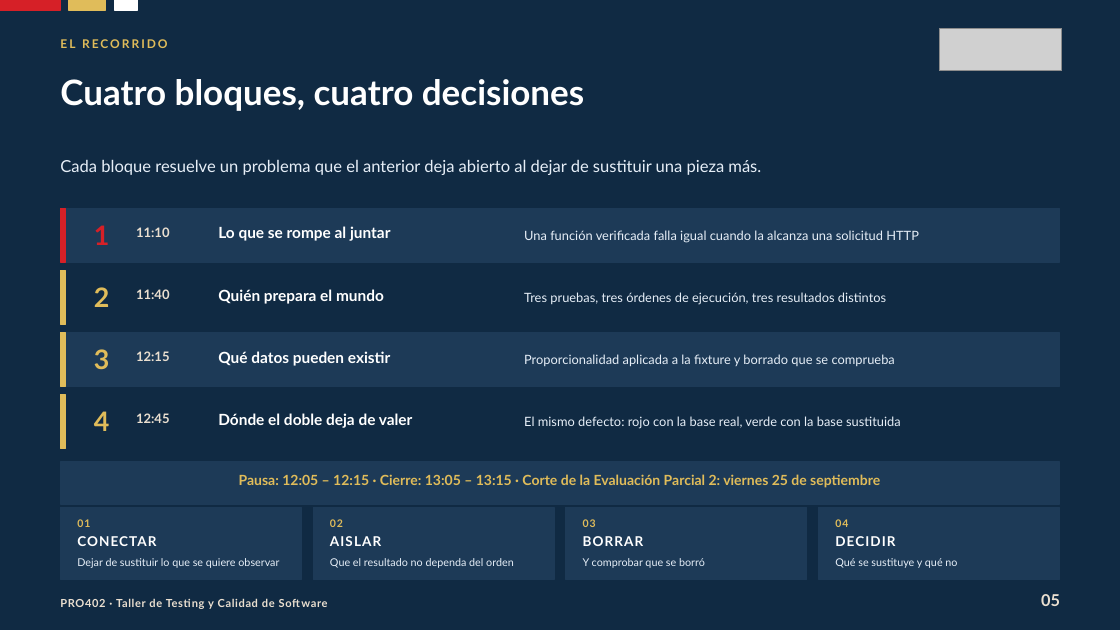
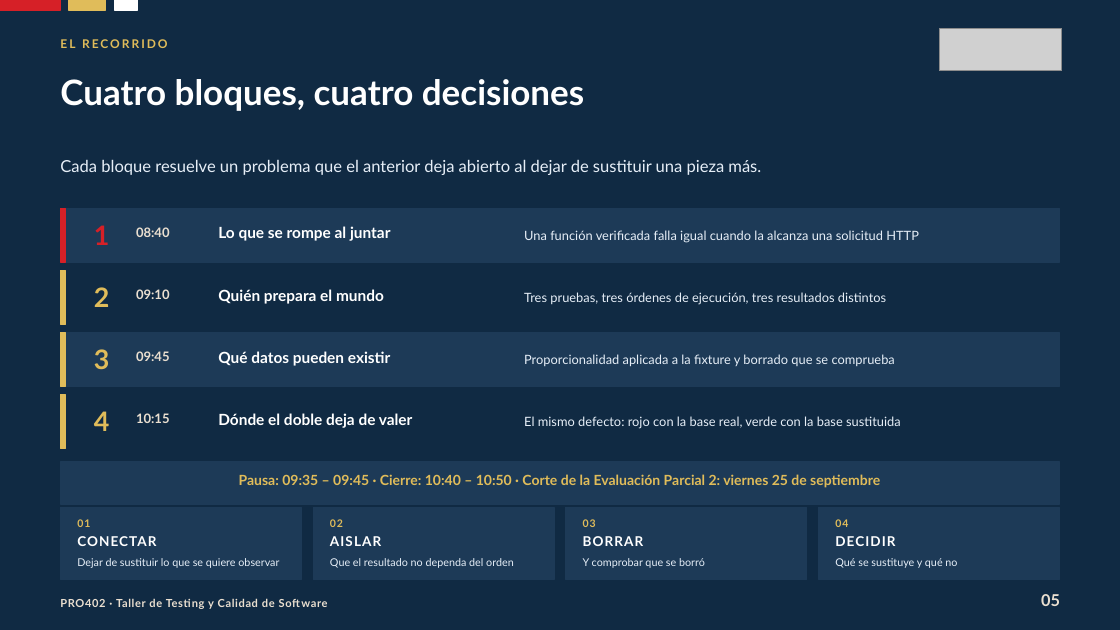
Before and after one commit to Dieg0Code/pro402-taller-de-testing-2026, a slide deck: slide 5 of clases/semana-04/03/ppt/Clase-12-La-Pieza-Sola.pptx. Drawn at 1120x630 pixels with LibreOffice and Linux fonts; fonts in the diff are those of the drawing; grey boxes stand for pictures. Boxes give left, top, right and bottom in pixels: in the first picture for what was removed or moved away, otherwise in the second. Text is boxed around its words. In the diff, an @@ line names an element or a change of style, - is before the commit and + after.

```diff
--- a/clases/semana-04/03/ppt/Clase-12-La-Pieza-Sola.pptx
+++ b/clases/semana-04/03/ppt/Clase-12-La-Pieza-Sola.pptx
@@ text at (x1=136, y1=227, x2=170, y2=237): text changed @@
-11:10
+08:40
@@ text at (x1=136, y1=289, x2=170, y2=299): text changed @@
-11:40
+09:10
@@ text at (x1=136, y1=351, x2=170, y2=361): text changed @@
-12:15
+09:45
@@ text at (x1=136, y1=413, x2=170, y2=423): text changed @@
-12:45
+10:15
@@ text at (x1=239, y1=474, x2=880, y2=488): text changed @@
-Pausa: 12:05 – 12:15 · Cierre: 13:05 – 13:15 · Corte de la Evaluación Parcial 2: viernes 25 de septiembre
+Pausa: 09:35 – 09:45 · Cierre: 10:40 – 10:50 · Corte de la Evaluación Parcial 2: viernes 25 de septiembre
```
Also in this commit, not shown: 2 other slides changed, 2 other files.
